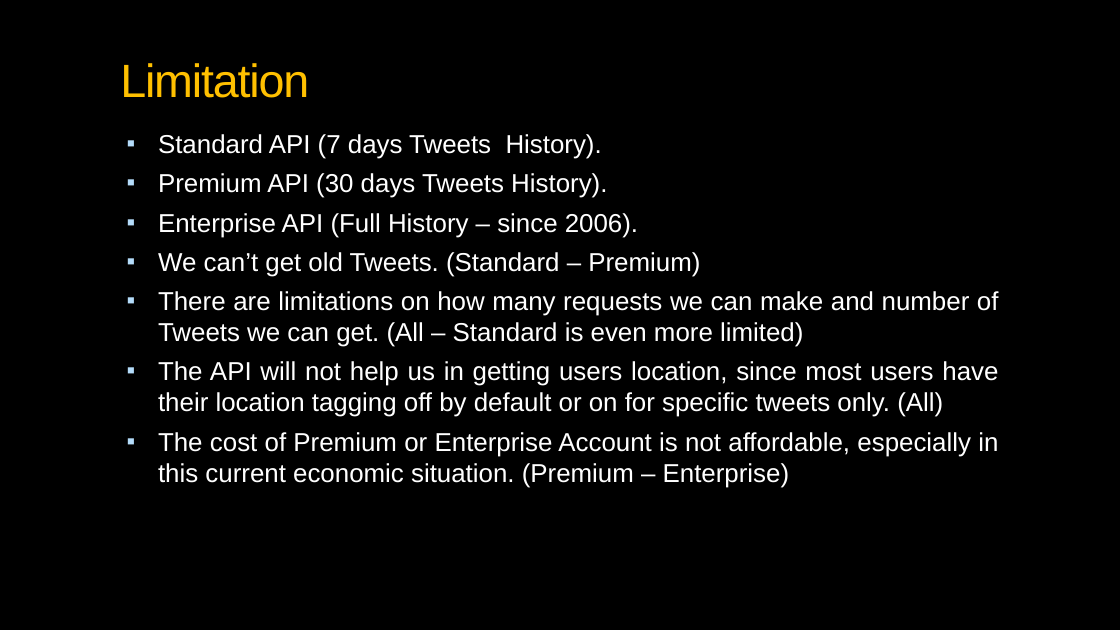
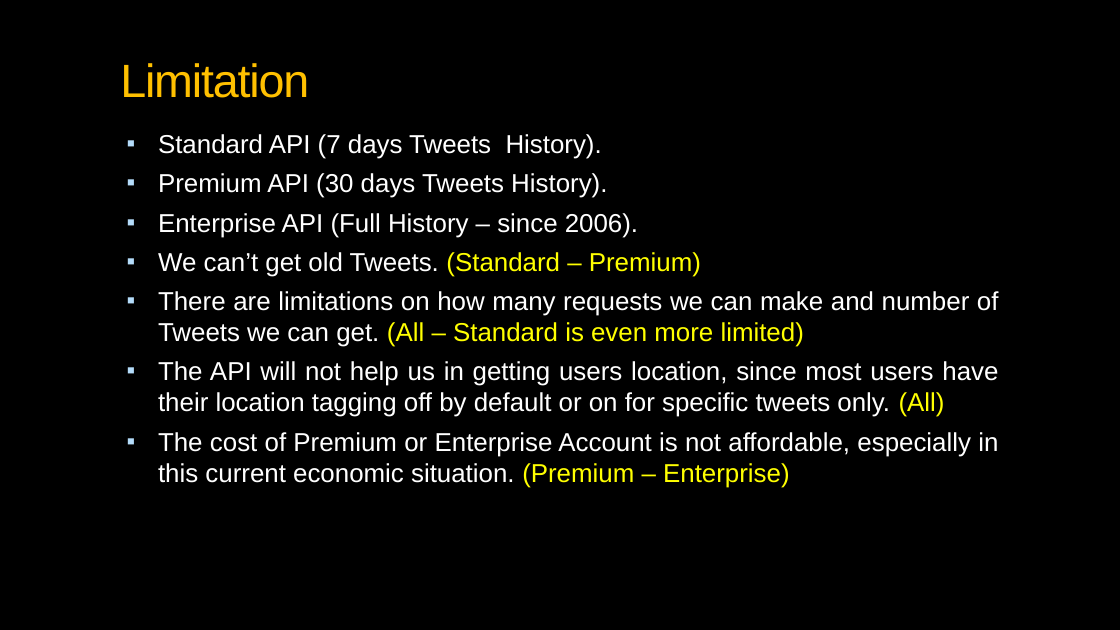
Before and after one commit to aliharakeh/M2-Project, a slide deck: slide 4 of Reports/Geospatial Intelligence_v2.pptx. Drawn at 1120x630 pixels with LibreOffice and Linux fonts; fonts in the diff are those of the drawing; background and template pictures are left out. Boxes give left, top, right and bottom in pixels: in the first picture for what was removed or moved away, otherwise in the second. Text is boxed around its words. In the diff, an @@ line names an element or a change of style, - is before the commit and + after.

```diff
--- a/Reports/Geospatial Intelligence_v2.pptx
+++ b/Reports/Geospatial Intelligence_v2.pptx
@@ text at box(158, 252, 999, 488): text colour #FFFFFF to #FFFF00 in "(Standard – Premium)", "(All – Standard is even more limited)", "(All)", "(Premium – Enterprise)" @@
```
Also in this commit, not shown: 1 other slide changed, 4 slides added, 1 slide removed.
